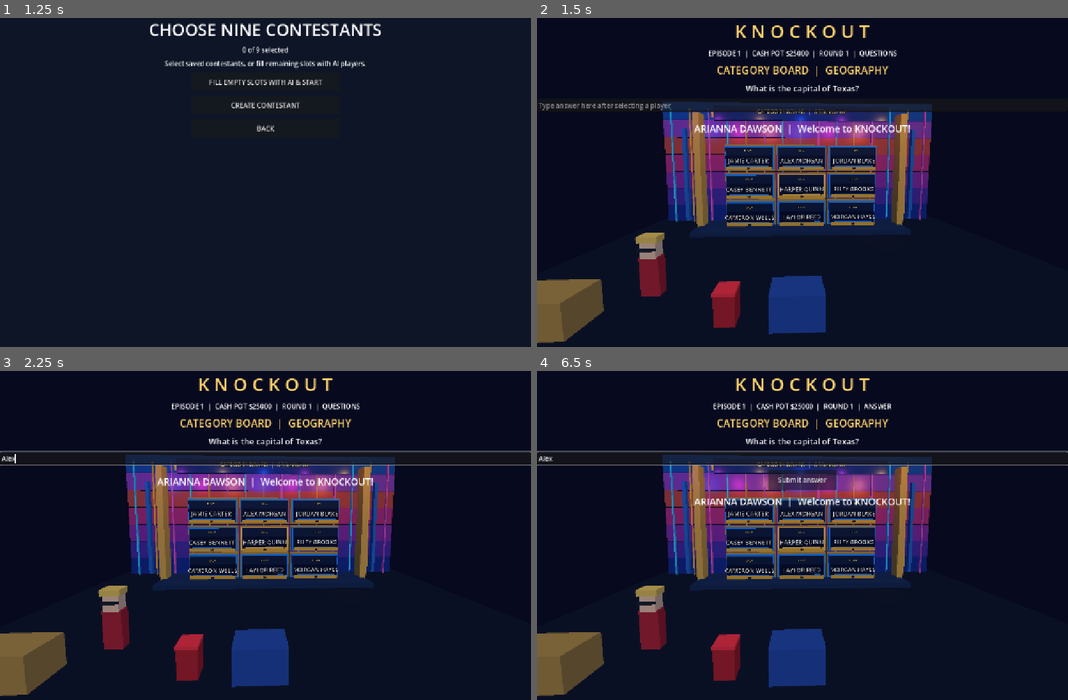
Above: before the commit, frames 1-4 (two rows, left to right).
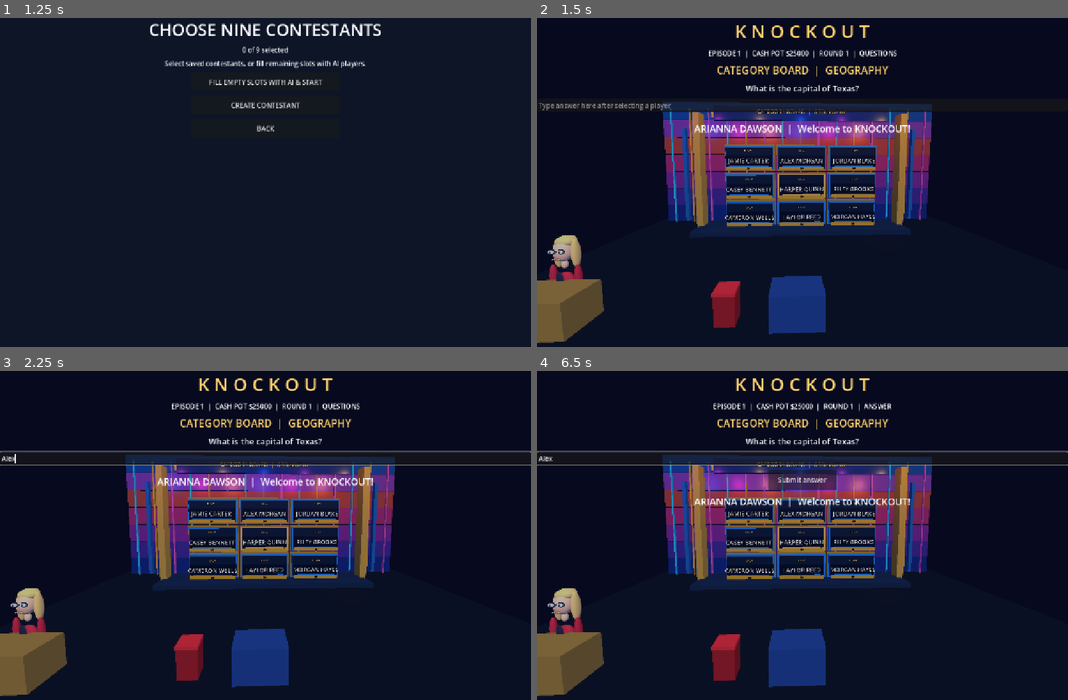
Above: after the commit, the same moments.

Repository: Becksploder2/Knockout
Game: Godot game, scene res://scenes/launcher.tscn
The game is run twice, just before and just after one commit, with the same random seed, the same clock (stepped at 60 frames per second) and the same inputs.
Inputs (mouse positions are in pixels of both pictures, inside the frame that each line leads up to):
- Up to frame 1 (1.25 s): click "PLAY KNOCKOUT" at 0.5 s
- Up to frame 2 (1.5 s): click "FILL EMPTY SLOTS WITH AI & ST…" at 1.25 s
- Up to frame 3 (2.25 s): click (265, 459) at 2.02 s; type "Alex" at 2.1 s
- Up to frame 4 (6.5 s): tap Enter at 2.75, 4.25, 5.75 s; tap Space at 3.5, 5 s

Frame 1 is identical in both runs. In frame 2, 1.6% of the frame differs, in the area x 2-25%, y 65-85%; in frame 3, 1.6%; in frame 4, 1.6%.

Commit message:
Add Arianna Dawson procedural 3D host avatar with blonde hair, glasses, braces and red blazer behind left podium

Diff:
--- a/Main.gd
+++ b/Main.gd
@@ -945,11 +945,8 @@
 	_studio_box(Vector3(-3.5, 0.65, 5), Vector3(0.85, 1.3, 0.85), Color("#b8242f"))
 	_studio_box(Vector3(-3.5, 1.36, 5), Vector3(0.9, 0.15, 0.9), Color("#ff3344"))
 	_studio_box(Vector3(-0.6, 0.6, 5), Vector3(2.2, 1.7, 1.5), Color("#244aa2"))
-	# Stylized Arianna Dawson: red outfit, blonde hair, glasses.
-	_studio_box(Vector3(-6.4, 2.05, 5), Vector3(0.75, 1.55, 0.45), Color("#b52637"))
-	_studio_box(Vector3(-6.4, 3.15, 5), Vector3(0.6, 0.72, 0.5), Color("#f2c9a2"))
-	_studio_box(Vector3(-6.4, 3.55, 5), Vector3(0.78, 0.25, 0.55), Color("#efc95a"))
-	_studio_box(Vector3(-6.4, 3.17, 5.29), Vector3(0.68, 0.12, 0.08), Color("#1c2230"))
+	# Arianna Dawson: procedural 3D host avatar, visible behind the left podium.
+	_build_arianna_avatar(Vector3(-10.8, 0.0, 4.0))
 
 func _studio_box(pos: Vector3, dimensions: Vector3, color: Color) -> void:
 	var node := MeshInstance3D.new()
@@ -963,3 +960,47 @@
 	node.material_override = material
 	node.position = pos
 	studio_root.add_child(node)
+
+func _avatar_ellipsoid(parent: Node3D, at: Vector3, scale_xyz: Vector3, tint: Color) -> void:
+	var mesh_instance := MeshInstance3D.new()
+	var sphere := SphereMesh.new()
+	sphere.radius = 0.5
+	sphere.height = 1.0
+	mesh_instance.mesh = sphere
+	mesh_instance.scale = scale_xyz
+	mesh_instance.position = at
+	var material := StandardMaterial3D.new()
+	material.albedo_color = tint
+	material.roughness = 0.83
+	mesh_instance.material_override = material
+	parent.add_child(mesh_instance)
+
+func _build_arianna_avatar(at: Vector3) -> void:
+	var host := Node3D.new()
+	host.name = "AriannaDawson"
+	host.position = at
+	studio_root.add_child(host)
+	var skin := Color("#efbd9e")
+	var red := Color("#b91537")
+	var hair := Color("#edc474")
+	# Full figure, jacket, blouse, neck and natural oval face.
+	_avatar_ellipsoid(host, Vector3(0, 1.06, 0), Vector3(0.82, 1.35, 0.48), red)
+	_avatar_ellipsoid(host, Vector3(0, 1.52, 0.27), Vector3(0.31, 0.66, 0.08), Color("#111b3c"))
+	_avatar_ellipsoid(host, Vector3(0, 2.08, 0), Vector3(0.23, 0.38, 0.24), skin)
+	_avatar_ellipsoid(host, Vector3(0, 2.69, 0), Vector3(0.68, 0.92, 0.60), skin)
+	# Blonde hair: crown, side locks and swept bangs.
+	_avatar_ellipsoid(host, Vector3(0, 3.08, -0.14), Vector3(0.77, 0.48, 0.66), hair)
+	for side in [-1.0, 1.0]:
+		_avatar_ellipsoid(host, Vector3(side * 0.37, 2.53, -0.14), Vector3(0.25, 1.30, 0.40), hair)
+		_avatar_ellipsoid(host, Vector3(side * 0.52, 1.46, 0), Vector3(0.27, 1.25, 0.30), red)
+		_avatar_ellipsoid(host, Vector3(side * 0.38, 0.93, 0.08), Vector3(0.20, 0.38, 0.23), skin)
+		# Black eyeglass rims and eyes.
+		_avatar_ellipsoid(host, Vector3(side * 0.19, 2.76, 0.302), Vector3(0.31, 0.23, 0.055), Color("#12192c"))
+		_avatar_ellipsoid(host, Vector3(side * 0.19, 2.76, 0.335), Vector3(0.245, 0.16, 0.045), Color("#d8e3ef"))
+		_avatar_ellipsoid(host, Vector3(side * 0.19, 2.76, 0.367), Vector3(0.065, 0.08, 0.03), Color("#34465c"))
+	_avatar_ellipsoid(host, Vector3(0, 2.76, 0.33), Vector3(0.14, 0.06, 0.05), Color("#12192c"))
+	_avatar_ellipsoid(host, Vector3(0, 2.43, 0.31), Vector3(0.27, 0.09, 0.05), Color("#a74452"))
+	# Small visible smile with orthodontic brackets.
+	for tooth in range(4):
+		_avatar_ellipsoid(host, Vector3(-0.12 + tooth * 0.08, 2.44, 0.35), Vector3(0.057, 0.055, 0.022), Color("#f8f7ef"))
+	_avatar_ellipsoid(host, Vector3(0, 2.44, 0.37), Vector3(0.25, 0.012, 0.016), Color("#b0b6c2"))
